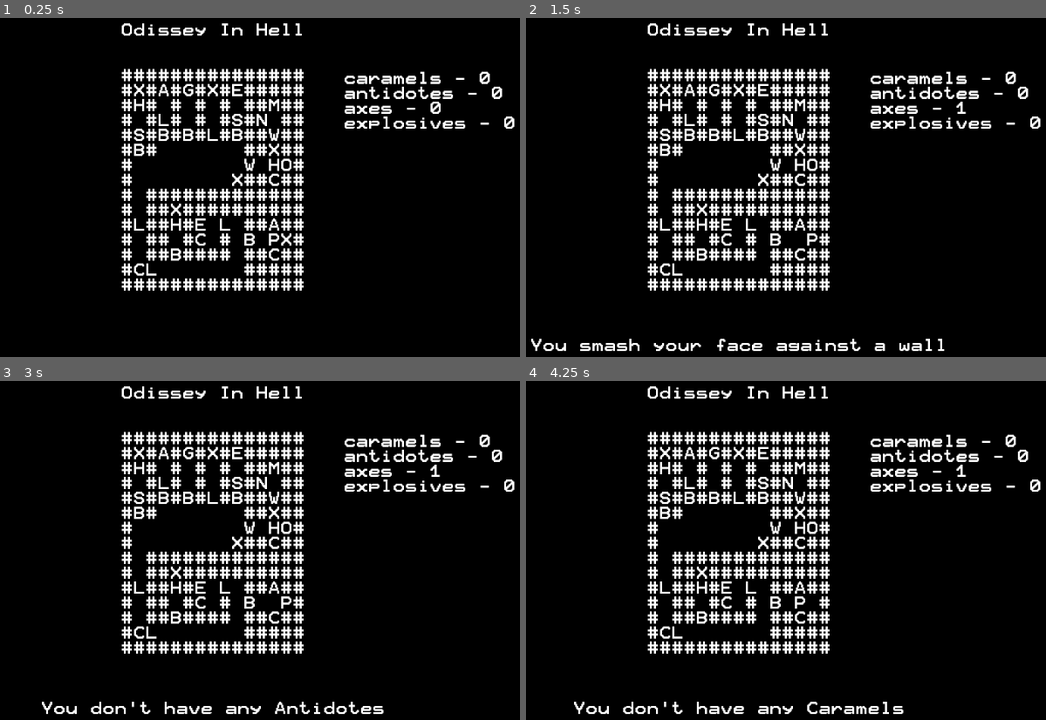
Above: before the commit, frames 1-4 (two rows, left to right).
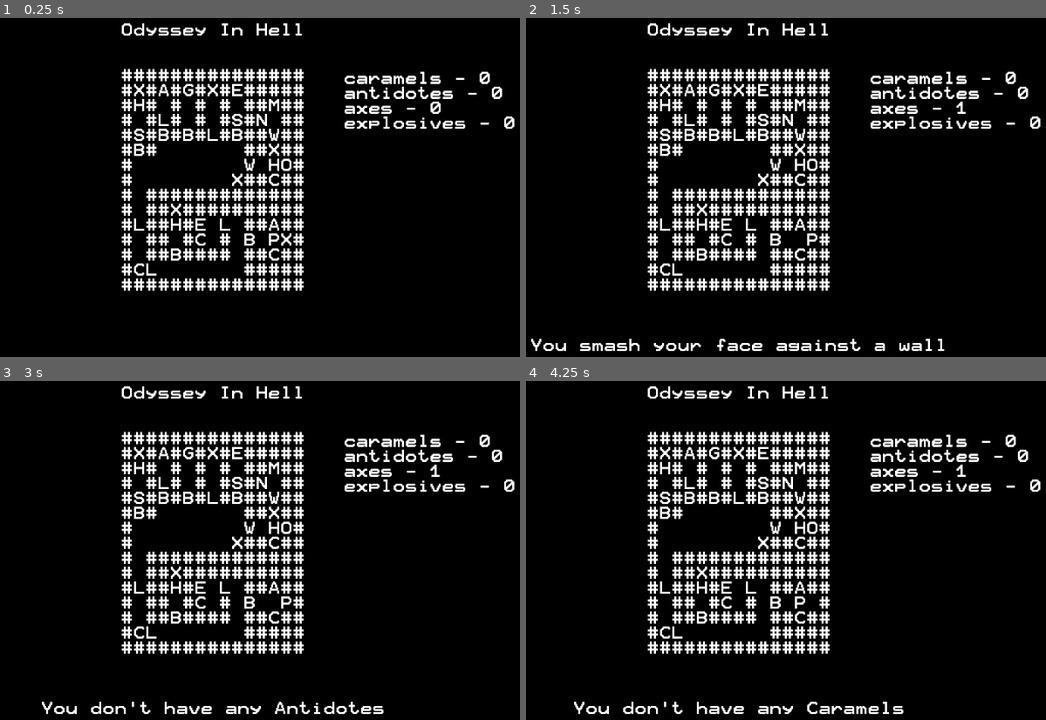
Above: after the commit, the same moments.

Repository: Dukebot/Odissey-in-Hell
Game: Godot game, scene res://src/Main.tscn
Two runs of this game, one before a commit and one after it. Both use one fixed random seed, a clock stepped at 60 frames per second and the inputs below.
Inputs:
- Up to frame 1 (0.25 s): no input
- Up to frame 2 (1.5 s): tap Enter at 0.5 s; hold Right (move_right) 0.53-1.28 s; tap N (no) at 0.6 s; tap Space (continue) at 1.25, 1.35 s; hold Down (move_down) from 1.28 s (still down)
- Up to frame 3 (3 s): tap N (no) at 1.55, 2.1 s; tap Space (continue) at 2, 2.75 s; release Down (move_down) at 2.03 s; hold Right (move_right) 2.03-2.78 s; hold Up (move_up) from 2.78 s (still down); tap A (use_antidote) at 2.85 s
- Up to frame 4 (4.25 s): tap N (no) at 3.05, 3.8 s; tap Space (continue) at 3.5 s; release Up (move_up) at 3.53 s; hold Left (move_left) from 3.53 s (still down); tap C (use_caramel) at 3.6 s

The runs differ from the first frame. In frame 1, less than 0.1% of the frame differs, in the area x 28-31%, y 1-6%; in frame 2, less than 0.1%; in frame 3, less than 0.1%; in frame 4, less than 0.1%.

Commit message:
no message

Diff:
--- a/project.godot
+++ b/project.godot
@@ -40,11 +40,6 @@
 "path": "res://src/MoveState.gd"
 }, {
 "base": "Node",
-"class": "StatusAilment",
-"language": "GDScript",
-"path": "res://src/StaticClasses/StatusAilment.gd"
-}, {
-"base": "Node",
 "class": "UseItemState",
 "language": "GDScript",
 "path": "res://src/UseItemState.gd"
@@ -56,7 +51,6 @@
 "GameData": "",
 "Inventory": "",
 "MoveState": "",
-"StatusAilment": "",
 "UseItemState": ""
 }
 
--- /dev/null
+++ b/src/Interface/GameOver.tscn
@@ -0,0 +1,8 @@
+[gd_scene format=2]
+
+[node name="GameOver" type="Control"]
+anchor_right = 1.0
+anchor_bottom = 1.0
+__meta__ = {
+"_edit_use_anchors_": false
+}
--- /dev/null
+++ b/src/Interface/GameWin.tscn
@@ -0,0 +1,8 @@
+[gd_scene format=2]
+
+[node name="GameWin" type="Control"]
+anchor_right = 1.0
+anchor_bottom = 1.0
+__meta__ = {
+"_edit_use_anchors_": false
+}
--- /dev/null
+++ b/src/Interface/Intro.tscn
@@ -0,0 +1,8 @@
+[gd_scene format=2]
+
+[node name="Intro" type="Control"]
+anchor_right = 1.0
+anchor_bottom = 1.0
+__meta__ = {
+"_edit_use_anchors_": false
+}
--- a/src/Main.tscn
+++ b/src/Main.tscn
@@ -33,7 +33,7 @@
 [node name="GameTitle" type="Label" parent="."]
 margin_right = 1024.0
 margin_bottom = 136.0
-text = "Odissey In Hell"
+text = "Odyssey In Hell"
 align = 1
 valign = 1
 __meta__ = {
--- a/src/StaticClasses/StatusAilment.gd
+++ /dev/null
@@ -1 +0,0 @@
-class_name StatusAilment extends Node
